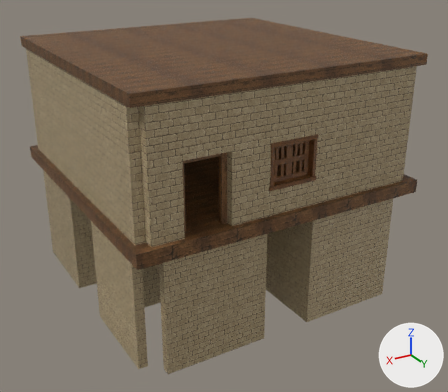
A saved change to the FBX model Assets/Models/Walls/Livingroom_Base_Z.fbx.
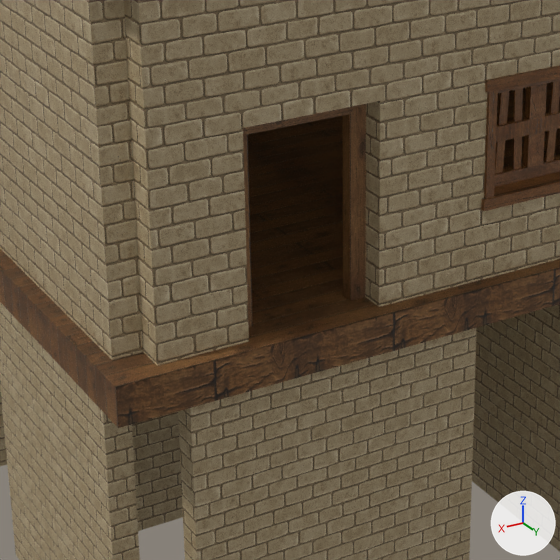
Each version is shown whole from a 50 mm camera at (9.72, 17.14, 7.19) aimed at (-0.19, 0.62, -1.06), then close up on the part from 21% to 66% of the width and 29% to 81% of the height. Every picture has the same lights, and +X, +Y and +Z are marked at lower right. The older version's two pictures come first. Where no turn or scale is listed for an object, it has been applied to the vertices. Vertices at exactly the same position are counted once.

Objects in the first close-up: 'Livingroom_Base_Z'.
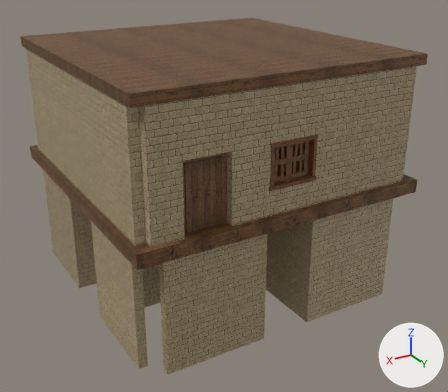
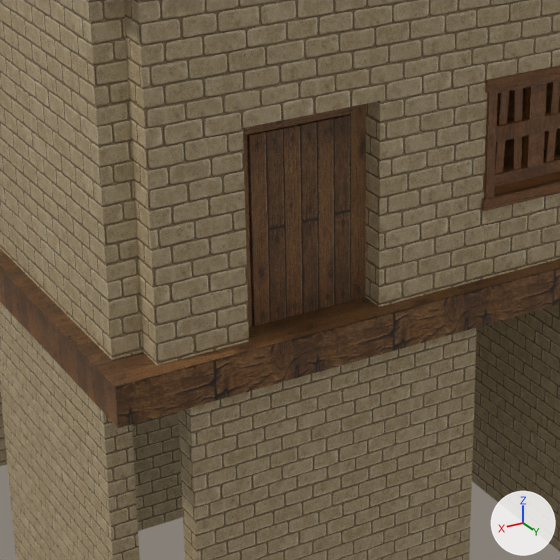
Edits to the bpy script that builds the scene:
```text
Change me_livingroom_base_z_003:
    used by ob_livingroom_base_z; location = (0.0, 0.0, 0.0)
    remove me_livingroom_base_z_003.from_pydata(...)  # 3005 vertices, 2855 faces; spans x -4.75..4.75, y -4.75..4.75, z -4.0..3.9
    add me_livingroom_base_z_003.from_pydata(...)  # 4197 vertices, 3962 faces; spans x -4.75..4.75, y -4.75..4.75, z -4.0..3.9
    me_livingroom_base_z_003 part 1: a new loose piece, a box spanning x 2.12..3.18, y 4.22..4.34, z 0.01..1.9, in mat_bedroom_wood_floor
    other edits to the shape of me_livingroom_base_z_003 do not show in these pictures
```

Boxes (x1, y1, x2, y2) around the edits, measured in the close-ups (560 x 560 px):
part 1 of me_livingroom_base_z_003, added (brown)
    after: (247, 114, 351, 326)
